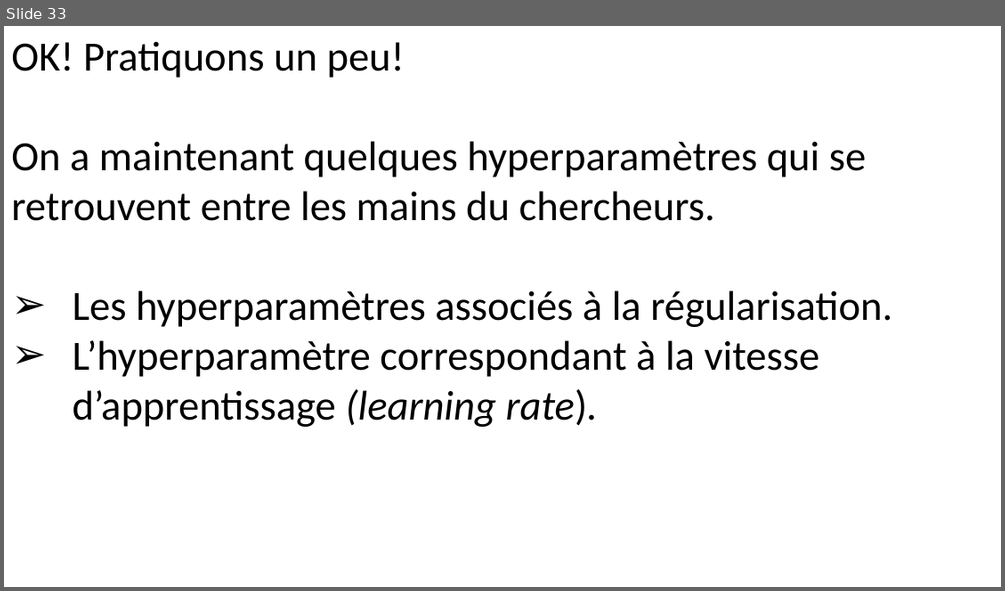
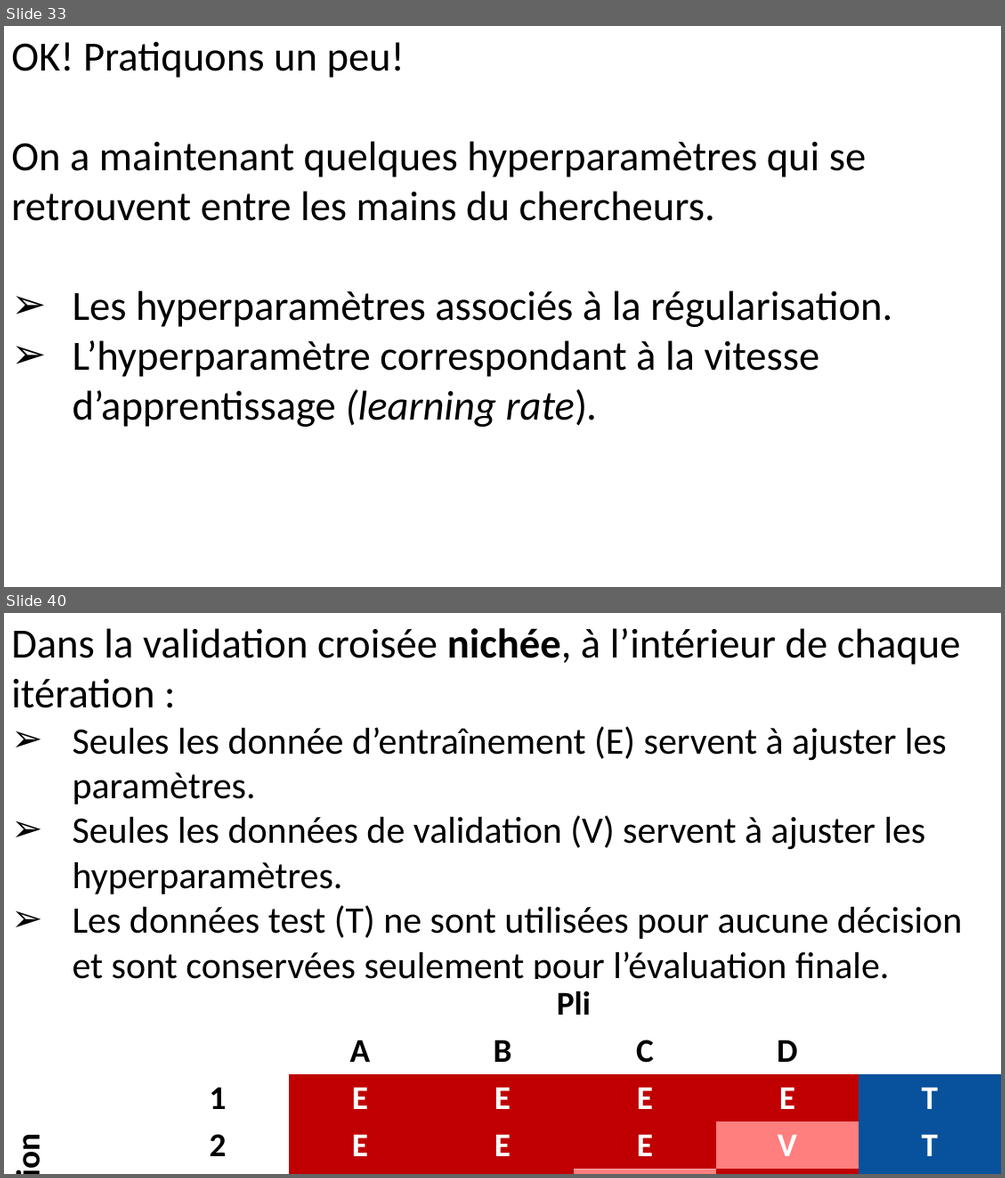
Before and after one commit to pnplab/ML_CRIUSMM, a slide deck: cours_2/img/cours_2.pptx. Shown one above the other, each under a label of ours: slide 33 before the commit, slides 33 and 40 after it; the slides between them are not shown. The pictures are 1005x591 and 1005x1178 pixels, drawn with LibreOffice and Linux fonts; fonts in the diff are those of the drawing. Boxes give left, top, right and bottom in pixels: in the first picture for what was removed or moved away, otherwise in the second. Text is boxed around its words. In the diff, an @@ line names an element or a change of style, - is before the commit and + after.

```diff
--- a/cours_2/img/cours_2.pptx
+++ b/cours_2/img/cours_2.pptx
@@ slide 40 added at [4, 613, 1001, 1174], background #FFFFFF @@
@@ text added at [11, 628, 962, 979], 36 pt, text #000000 @@
+Dans la validation croisée nichée, à l’intérieur de chaque itération :
+➢ Seules les donnée d’entraînement (E) servent à ajuster les paramètres.
+➢ Seules les données de validation (V) servent à ajuster les hyperparamètres.
+➢ Les données test (T) ne sont utilisées pour aucune décision et sont conservées seulement pour l’évaluation finale.
@@ table added at [4, 980, 998, 1174], 7 rows, 7 columns @@
+ |  | Pli |  |  |  | 
+ |  | A | B | C | D | 
+itération | 1 | E | E | E | E | T
+ | 2 | E | E | E | V | T
+ | 3 | E | E | V | E | T
+ | 4 | E | V | E | E | T
+ | 5 | V | E | E | E | T
```
Also in this commit, not shown: 8 other slides added, 10 other files.
